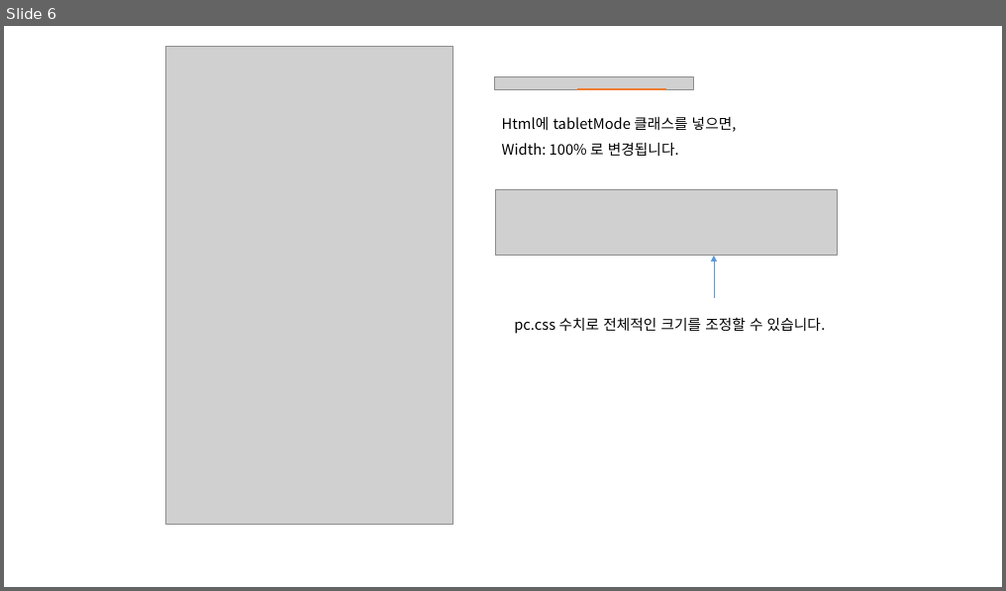
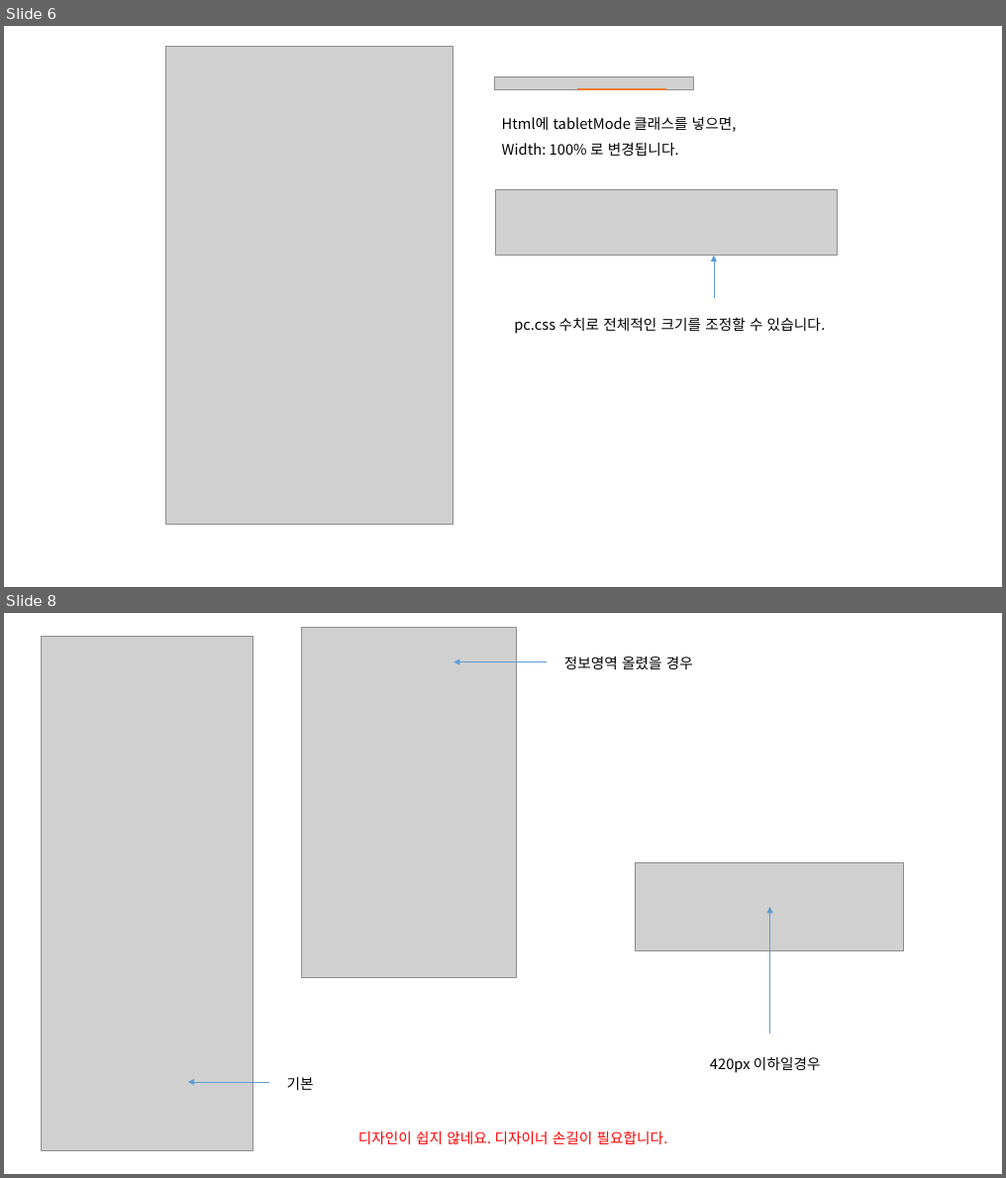
Before and after one commit to jeoungGyy/sejong, a slide deck: ppt/03-21.pptx. Shown one above the other, each under a label of ours: slide 6 before the commit, slides 6 and 8 after it; the slides between them are not shown. The pictures are 1006x591 and 1006x1178 pixels, drawn with LibreOffice and Linux fonts; fonts in the diff are those of the drawing; grey boxes stand for pictures. Boxes give left, top, right and bottom in pixels: in the first picture for what was removed or moved away, otherwise in the second. Text is boxed around its words. In the diff, an @@ line names an element or a change of style, - is before the commit and + after.

Commit message:
UI-SJN-23-001L 수정 - PC버전 정보영역 버튼 추가

```diff
--- a/ppt/03-21.pptx
+++ b/ppt/03-21.pptx
@@ slide 8 added at (4,613,1002,1174), background #FFFFFF @@
@@ picture added at (41,636,253,1152) @@
@@ picture added at (302,627,516,977) @@
@@ arrow added from (547, 663) to (453, 663), #5B9BD5 0.5 pt @@
@@ text added at (564,657,693,669), 14 pt, text #000000 @@
+정보영역 올렸을 경우
@@ picture added at (635,863,905,951) @@
@@ arrow added from (770, 1034) to (770, 907), #5B9BD5 0.5 pt @@
@@ text added at (710,1058,821,1073), 14 pt, text #000000 @@
+420px 이하일경우
@@ arrow added from (269, 1082) to (188, 1082), #5B9BD5 0.5 pt @@
@@ text added at (287,1077,314,1090), 14 pt, text #000000 @@
+기본
@@ text added at (358,1131,668,1145), 14 pt, text #FF0000 @@
+디자인이 쉽지 않네요. 디자이너 손길이 필요합니다.
```
Also in this commit, not shown: 1 slide changed, 3 other files.
